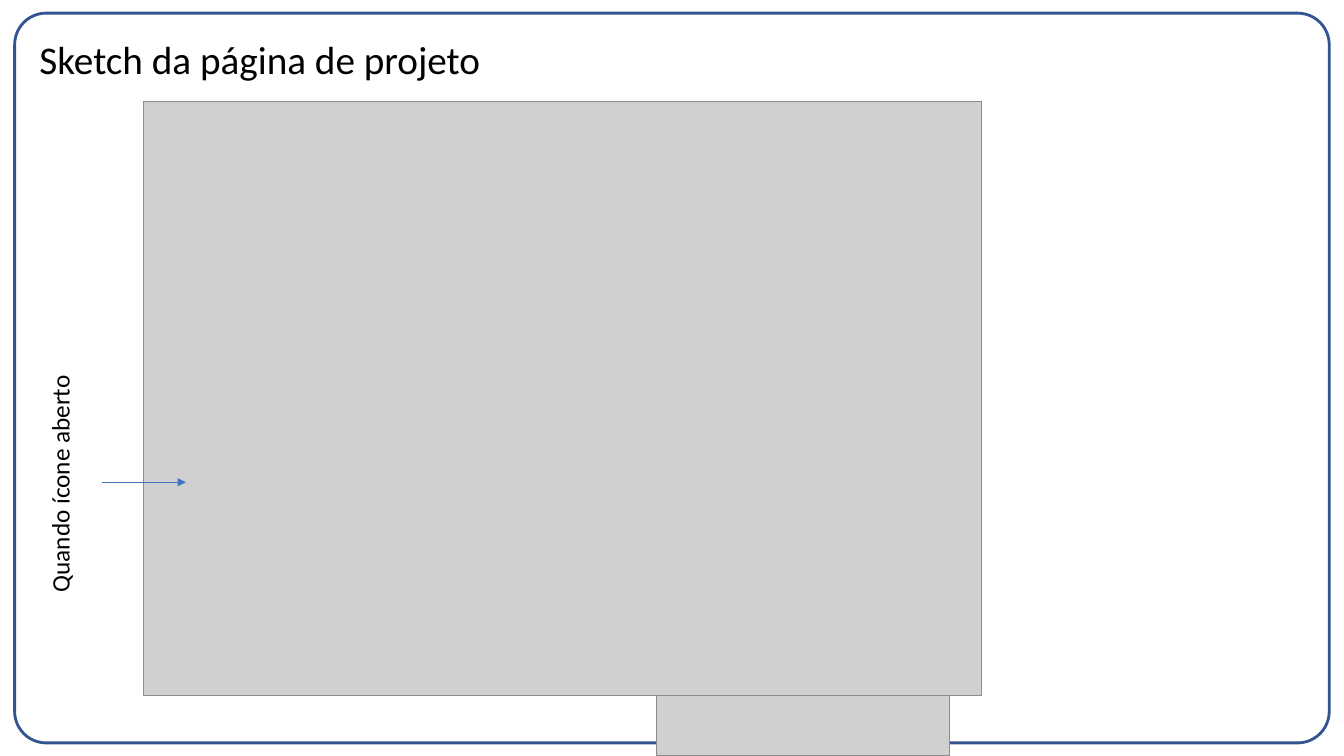
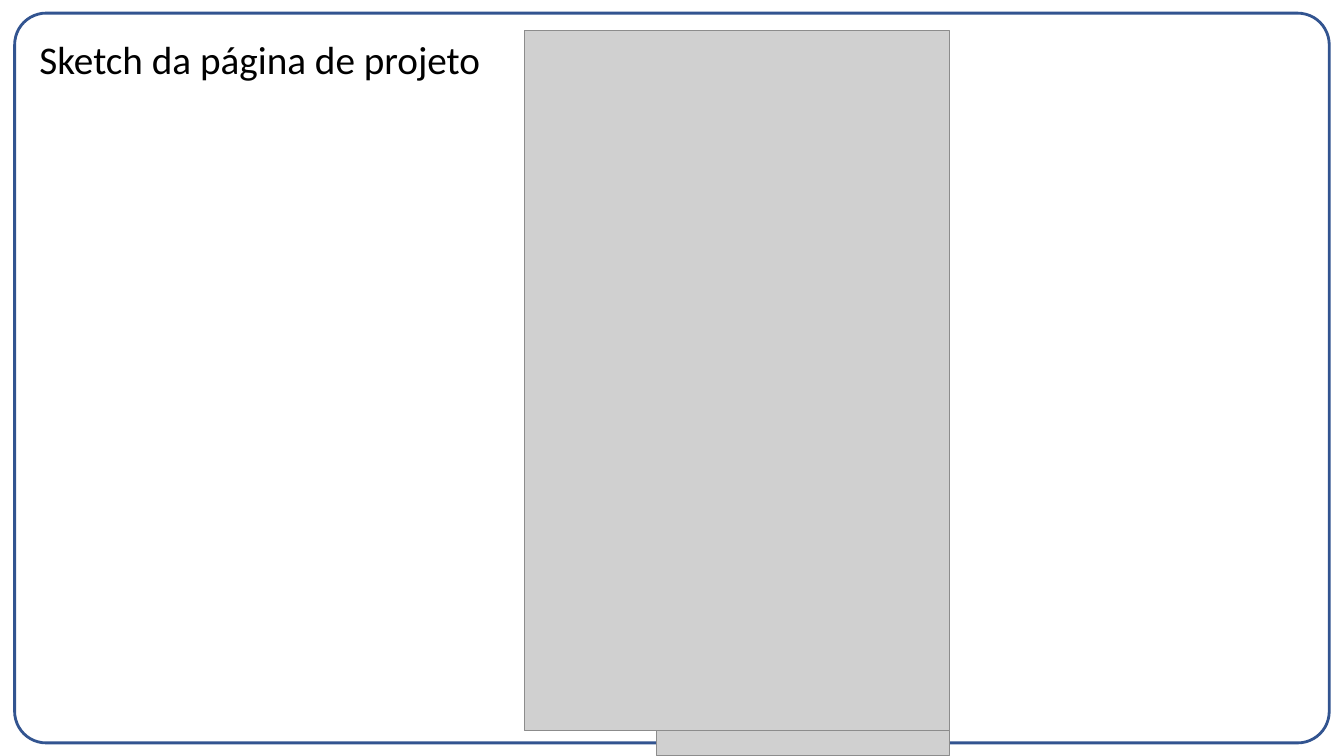
Before and after one commit to betofr1/co-design, a slide deck: slide 4 of Projeto 1/Entrega02.pptx. Drawn at 1344x756 pixels with LibreOffice and Linux fonts; fonts in the diff are those of the drawing; grey boxes stand for pictures. Boxes give left, top, right and bottom in pixels: in the first picture for what was removed or moved away, otherwise in the second. Text is boxed around its words. In the diff, an @@ line names an element or a change of style, - is before the commit and + after.

```diff
--- a/Projeto 1/Entrega02.pptx
+++ b/Projeto 1/Entrega02.pptx
@@ picture added at (x1=524, y1=30, x2=950, y2=731) @@
@@ picture removed at (x1=143, y1=102, x2=981, y2=696) @@
@@ text removed at (x1=46, y1=382, x2=77, y2=590) @@
-Quando ícone aberto
@@ arrow removed from (102, 482) to (186, 482) @@
```
Also in this commit, not shown: 1 other slide changed, 1 slide removed, 6 other files.
